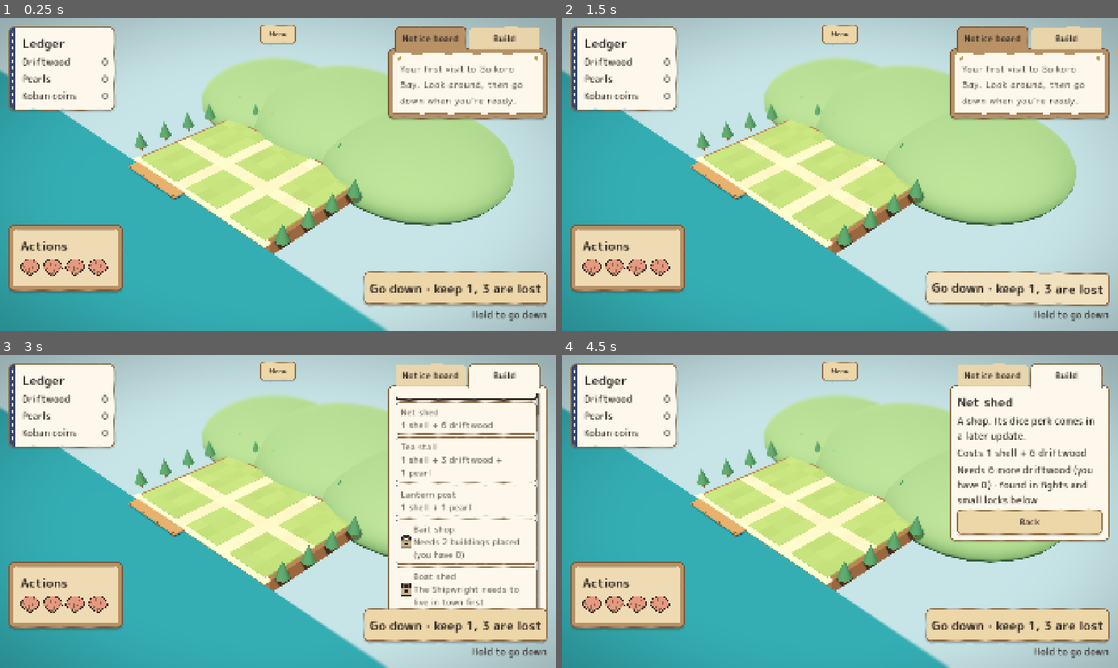
Above: before the commit, frames 1-4 (two rows, left to right).
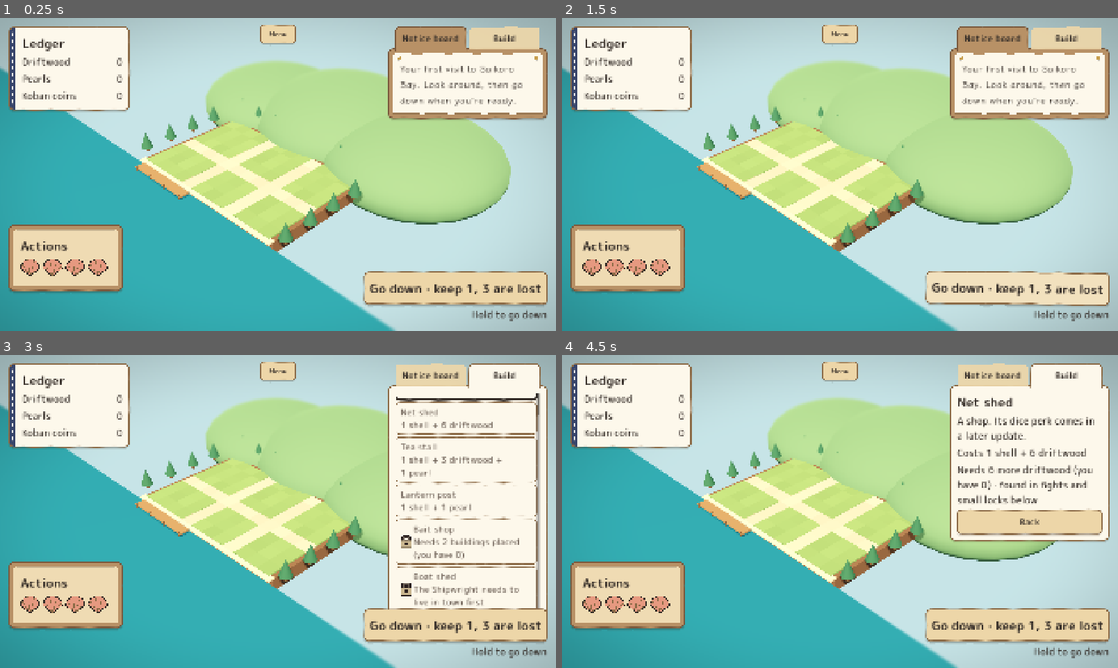
Above: after the commit, the same moments.

Repository: vantaloomin/saikoro-bay
Game: Godot game, scene res://game/boot/boot.tscn
Two runs of this game, one before a commit and one after it. Both use one fixed random seed, a clock stepped at 60 frames per second and the inputs below. Sound files missing from this copy of the repository are replaced by a short silence.
Inputs:
- Up to frame 1 (0.25 s): no input
- Up to frame 2 (1.5 s): click "Go down · keep 1, 3 are lost" at 0.5 s; click "Go down · keep 1, 3 are lost" at 1.25 s
- Up to frame 3 (3 s): click "Notice board" at 2 s; click "Build" at 2.75 s
- Up to frame 4 (4.5 s): click "Cottage 1 shell + 4 driftwood" at 3.5 s; click "Net shed 1 shell + 6 driftwood" at 4.25 s

The runs differ from the first frame. In frame 1, 5.0% of the frame differs, in the area x 0-93%, y 2-100%; in frame 2, 5.0%; in frame 3, 4.6%; in frame 4, 4.8%.

Commit message:
Test town with made-up resources (M3 exit check) (#47)
Launching a debug build with -- --fake-town opens a town built through the sim's real moves: two Cottages, then a cleared delve that brought 20 driftwood, 4 pearls, 2 koban coins, three villagers and the Hot Spring. It saves to its own slot, starts fresh every launch, and says on the notice board that it's a test town.

The ledger keeps one line per resource name and always has room for the stamp's spend preview, so its edge holds still. The playtest log now starts after the campaign loads, so session_start records the real campaign seed and whether it's the test town.

Diff:
--- a/game/autoload/game.gd
+++ b/game/autoload/game.gd
@@ -12,6 +12,8 @@
 signal delve_started(number: int, seed_value: int)
 ## The player left delve `number` for town.
 signal returned_to_town(number: int)
+## load_or_new has the campaign (or the test town) in place.
+signal campaign_loaded
 
 const TOWN_SCENE: String = "res://game/town/town.tscn"
 const DELVE_SCENE: String = "res://game/delve/delve.tscn"
@@ -35,6 +37,9 @@
 var saving_locked: bool = false
 ## Why saving is off or the last save failed, for the town to show, or "".
 var save_problem: String = ""
+## True while playing the M3 exit check's test town (FakeTown), so the
+## notice board and the playtest log can say so.
+var fake_town: bool = false
 
 
 func _init() -> void:
@@ -55,7 +60,12 @@
 ## an abandoned delve (Imogen's #6 audit): it washes up in the barrel with
 ## nothing kept, it's saved at once, and the town shows it. So quitting
 ## can't be used to retry a bad delve.
-func load_or_new() -> String:
+func load_or_new(test_town: bool = FakeTown.requested()) -> String:
+	fake_town = test_town
+	if test_town:
+		var scene: String = _start_fake_town()
+		campaign_loaded.emit()
+		return scene
 	var result: SaveStore.ReadResult = store.read()
 	saving_locked = result.status == SaveCodec.Status.TOO_NEW
 	save_problem = "Saving is off: your save is from a newer version of the game." if saving_locked else ""
@@ -87,6 +97,20 @@
 			save()
 		elif state.arrive(data):
 			save()
+	campaign_loaded.emit()
+	return scene_for_phase()
+
+
+## The M3 exit check's town (FakeTown): its own slot, fresh every launch.
+func _start_fake_town() -> String:
+	store = SaveStore.new(FakeTown.SAVE_PATH)
+	saving_locked = false
+	state = FakeTown.build(data)
+	if state == null:
+		push_error("FakeTown: a sim move refused; starting a plain new campaign.")
+		state = GameState.new(_new_campaign_seed())
+		state.arrive(data)
+	save()
 	return scene_for_phase()
 
 
--- /dev/null
+++ b/game/playtest/fake_town.gd
@@ -0,0 +1,50 @@
+class_name FakeTown
+extends RefCounted
+## A town with made-up resources, for the M3 exit check: "a tester can
+## spend a town visit with fake resources and understand every action's
+## cost without help" (vertical slice plan, M3).
+##
+## Debug builds only: run the project with `-- --fake-town`. It plays in
+## its own save slot, so the real campaign is never touched, and it starts
+## fresh on every launch so each tester gets the same town. It's built
+## through the sim's real moves (a first visit, one delve cleared), not by
+## writing fields, so it's a town the game could really reach.
+
+const ARG: String = "--fake-town"
+const SAVE_PATH: String = "user://saves/fake_town.save"
+const NOTICE: String = "Test town: made-up resources, saved apart from your real game."
+const SEED: int = 3031
+## The first visit: two Cottages on the sea-side lots.
+const FIRST_HOMES: Array[Vector2i] = [Vector2i(0, 7), Vector2i(2, 5)]
+## What the cleared delve brought up.
+const HAUL_RESOURCES: Dictionary[String, int] = {"driftwood": 20, "pearls": 4, "koban_coins": 2}
+const HAUL_VILLAGERS: Array[String] = ["pearl_diver", "shipwright", "onsen_keeper"]
+const HAUL_LANDMARK: String = "hot_spring"
+
+
+## Whether this launch asked for the fake town, in a build that allows it.
+static func requested() -> bool:
+	return OS.is_debug_build() and ARG in OS.get_cmdline_user_args()
+
+
+## The fake town, standing in town after its second arrival: three
+## villagers (two housed, one on the dock), the Hot Spring waiting, and a
+## full budget with one action kept from the first visit. Null if a sim
+## move refused, which a test catches.
+static func build(data: GameData) -> GameState:
+	var state: GameState = GameState.new(SEED)
+	state.arrive(data)
+	state.add_resource("driftwood", 4 * FIRST_HOMES.size())
+	for cell: Vector2i in FIRST_HOMES:
+		if not state.build(data, "cottage", cell).is_empty():
+			return null
+	if not state.start_delve(data):
+		return null
+	var haul: Haul = Haul.new()
+	for id: String in HAUL_RESOURCES:
+		haul.add_resource(id, HAUL_RESOURCES[id])
+	haul.villagers.assign(HAUL_VILLAGERS)
+	haul.landmark = HAUL_LANDMARK
+	if not state.finish_delve(data, Haul.CLEARED, haul):
+		return null
+	return state
--- a/game/playtest/playtest_log.gd
+++ b/game/playtest/playtest_log.gd
@@ -30,9 +30,16 @@
 func _ready() -> void:
 	_ensure_prompt_action()
 	if OS.has_feature(FEATURE) or ARG in OS.get_cmdline_user_args():
-		start(DIR.path_join(Time.get_datetime_string_from_system(true).replace(":", "").replace("T", "-") + ".jsonl"))
+		start_after_load(DIR.path_join(Time.get_datetime_string_from_system(true).replace(":", "").replace("T", "-") + ".jsonl"))
 	Game.delve_started.connect(_on_delve_started)
 	Game.returned_to_town.connect(_on_returned_to_town)
+
+
+## Starts the log once Game has loaded the campaign, so session_start
+## records the real campaign and not the empty one autoloads begin with
+## (Imogen's #47 audit: autoloads are ready before boot loads the save).
+func start_after_load(file_path: String) -> void:
+	Game.campaign_loaded.connect(start.bind(file_path), CONNECT_ONE_SHOT)
 
 
 ## Opens a log file and records the session start. Tests pass their own path.
@@ -51,6 +58,8 @@
 		"sfw_build": OS.has_feature("sfw"),
 		"campaign_seed": str(Game.state.campaign_seed),
 		"delve_count": Game.state.delve_count,
+		# Exit-check sessions in the test town, to leave out of real numbers.
+		"fake_town": Game.fake_town,
 	})
 	if Game.state.phase == GameState.Phase.TOWN:
 		_town_since_ms = _session_start_ms
--- a/game/town/town.gd
+++ b/game/town/town.gd
@@ -67,6 +67,11 @@
 const MUSIC_DB: float = -14.0
 const MUSIC_FADE_SECONDS: float = 1.5
 const SHELLS_FILL_SECONDS: float = 0.5
+## The widest a ledger amount gets: the stamp's spend preview.
+const AMOUNT_ROOM: String = "00 → 00"
+
+## The width AMOUNT_ROOM takes in the town's type, measured once.
+static var _amount_width: float = 0.0
 
 @onready var _board: TownBoard = %Board
 @onready var _ledger: PanelContainer = %Ledger
@@ -224,6 +229,9 @@
 	var notice: Array[Control] = []
 	var homeless: String = Game.state.homeless_line(Game.data)
 	var lines: PackedStringArray = notice_lines(Game.data, Game.state, Game.save_problem)
+	if Game.fake_town:
+		# Its own line, so a save (or a save failing) never replaces it.
+		lines.append(FakeTown.NOTICE)
 	if not _cheer.is_empty():
 		lines.insert(0, _cheer)
 	if folded and lines.size() > 1:
@@ -744,19 +752,28 @@
 ## One row per resource. With `spending` (a building on the stamp), what
 ## it would cost reads "3 → 2".
 func _ledger_rows(spending: String = "") -> Array[Control]:
+	if _amount_width == 0.0:
+		_amount_width = ceilf(TownStyle.theme().default_font.get_string_size(AMOUNT_ROOM, HORIZONTAL_ALIGNMENT_LEFT,
+			-1, TownStyle.BODY).x)
 	var cost: Dictionary = {}
 	if not spending.is_empty():
 		cost = TownMap.parse_cost(Game.data.row("buildings", spending)["cost"] as Array)
 	var rows: Array[Control] = []
 	for id: String in Game.data.ids("resources"):
 		var row: HBoxContainer = HBoxContainer.new()
+		row.add_theme_constant_override("separation", 16)
 		var name_label: Label = TownStyle.label(str(Game.data.row("resources", id).get("name", id)))
 		name_label.size_flags_horizontal = Control.SIZE_EXPAND_FILL
+		# "Driftwood 20 → 16" broke the name in two (the M3 exit frames).
+		name_label.autowrap_mode = TextServer.AUTOWRAP_OFF
 		row.add_child(name_label)
 		var have: int = Game.state.resource(id)
 		var amount: Label = TownStyle.label(str(have) if not cost.has(id) else "%d → %d" % [have, have - int(cost[id])])
 		amount.horizontal_alignment = HORIZONTAL_ALIGNMENT_RIGHT
 		amount.autowrap_mode = TextServer.AUTOWRAP_OFF
+		# Always room for "00 → 00", so the stamp's preview never moves the
+		# sheet's edge while the player checks the numbers (Mara's #47 review).
+		amount.custom_minimum_size.x = _amount_width
 		row.add_child(amount)
 		rows.append(row)
 	return rows
--- /dev/null
+++ b/tests/integration/test_fake_town.gd
@@ -0,0 +1,73 @@
+extends GutTest
+## The M3 exit check's fake town: a real town reached through the sim's
+## own moves, with a full budget, things to spend it on and a landmark
+## waiting, in a save slot of its own.
+
+var _state: GameState
+var _store: SaveStore
+var _problem: String
+var _fake: bool
+
+
+func before_each() -> void:
+	_state = Game.state
+	_store = Game.store
+	_problem = Game.save_problem
+	_fake = Game.fake_town
+
+
+func after_each() -> void:
+	SaveStore.new(FakeTown.SAVE_PATH).erase()
+	Game.state = _state
+	Game.store = _store
+	Game.save_problem = _problem
+	Game.fake_town = _fake
+
+
+func test_the_fake_town_is_a_town_the_game_could_reach() -> void:
+	var data: GameData = Game.data
+	var state: GameState = FakeTown.build(data)
+	assert_not_null(state, "every sim move it makes is allowed")
+	assert_eq(state.phase, GameState.Phase.TOWN)
+	assert_eq(state.town.actions_left, 5, "four fresh actions and one kept")
+	assert_eq(state.town.kept, 1)
+	assert_eq(state.landmarks_waiting(), ["hot_spring"] as Array[String], "a landmark to place for free")
+	assert_eq(state.homeless().size(), 1, "one villager on the dock, for the Cottage shortcut")
+	assert_true(state.town_problems(data).is_empty())
+	var buildable: int = 0
+	for entry: Dictionary in BuildList.entries(data, state):
+		buildable += 1 if entry["can_place"] else 0
+	assert_gt(buildable, 2, "several things to spend the visit on")
+	assert_true(GameState.from_dict(state.to_dict()) != null, "and it saves")
+
+
+func test_it_plays_in_its_own_slot_and_starts_fresh() -> void:
+	var real: SaveStore = Game.store
+	var scene: String = Game.load_or_new(true)
+	assert_eq(scene, Game.TOWN_SCENE)
+	assert_ne(Game.store, real, "the real slot is never touched")
+	assert_eq(Game.store.path, FakeTown.SAVE_PATH)
+	assert_true(Game.fake_town)
+	assert_eq(Game.save_problem, "", "the test town's notice isn't a save problem")
+	Game.state.add_resource("driftwood", 50)
+	Game.save()
+	var town: TownScreen = (load(Game.TOWN_SCENE) as PackedScene).instantiate() as TownScreen
+	add_child_autofree(town)
+	town.show_tab(TownScreen.TAB_NOTICE)
+	var texts: Array = town.get_node("%Notice").find_children("*", "Label", true, false).map(
+		func(label: Node) -> String: return (label as Label).text)
+	assert_has(texts, FakeTown.NOTICE, "the notice board still says it's a test town after a save (Imogen's #47 audit)")
+	Game.load_or_new(true)
+	assert_eq(Game.state.resource("driftwood"), FakeTown.HAUL_RESOURCES["driftwood"], "fresh on every launch")
+
+
+func test_it_needs_the_flag() -> void:
+	assert_false(FakeTown.requested(), "a plain launch is the real game")
+
+
+func test_a_real_launch_isnt_the_test_town() -> void:
+	Game.load_or_new(true)
+	Game.store = SaveStore.new("user://test_fake_town_real.save")
+	Game.load_or_new(false)
+	assert_false(Game.fake_town, "the notice and the playtest log know it's the real game")
+	Game.store.erase()
--- a/tests/integration/test_playtest_log.gd
+++ b/tests/integration/test_playtest_log.gd
@@ -32,6 +32,20 @@
 	assert_false(PlaytestLog.enabled)
 	PlaytestLog.log_event("ignored")
 	assert_false(FileAccess.file_exists(LOG))
+
+
+func test_a_session_starts_with_the_campaign_it_loaded() -> void:
+	var fake: bool = Game.fake_town
+	PlaytestLog.start_after_load(LOG)
+	assert_false(FileAccess.file_exists(LOG), "nothing is written before the campaign is in place")
+	Game.load_or_new(true)
+	PlaytestLog.stop()
+	var first: Dictionary = _read_events()[0]
+	assert_eq(first["event"], "session_start")
+	assert_eq(first["fake_town"], true, "exit-check sessions can be left out")
+	assert_eq(first["campaign_seed"], str(FakeTown.SEED), "the log ties back to the campaign")
+	SaveStore.new(FakeTown.SAVE_PATH).erase()
+	Game.fake_town = fake
 
 
 func test_delves_record_prompt_and_town_time() -> void:
--- a/tests/integration/test_town_screen.gd
+++ b/tests/integration/test_town_screen.gd
@@ -209,6 +209,23 @@
 	assert_eq(board.selected, {"kind": "building", "uid": Game.state.town.placed[0]["uid"]}, "the new home is picked")
 
 
+func test_the_ledger_preview_keeps_each_name_on_one_line_and_its_width() -> void:
+	_rich()
+	var town: TownScreen = _open()
+	var board: TownBoard = town.get_node("%Board") as TownBoard
+	var ledger: Control = town.find_child("Ledger", true, false) as Control
+	await wait_process_frames(2)
+	var width: float = ledger.size.x
+	town.start_carry("cottage")
+	board._pick_at(_cell_point(board, Vector2i(1, 1)))
+	assert_eq(town.sheet["kind"], "confirm")
+	await wait_process_frames(2)
+	for label: Node in town.find_child("Ledger", true, false).find_children("*", "Label", true, false):
+		if (label as Label).is_visible_in_tree():
+			assert_eq((label as Label).get_line_count(), 1, "\"%s\" stays on one line" % (label as Label).text)
+	assert_eq(ledger.size.x, width, "the sheet's edge holds still for the preview (Mara's #47 review)")
+
+
 func test_backing_out_of_a_build_changes_nothing() -> void:
 	_rich()
 	var town: TownScreen = _open()
Not shown, added: game/playtest/fake_town.gd.uid
Not shown, added: tests/integration/test_fake_town.gd.uid
